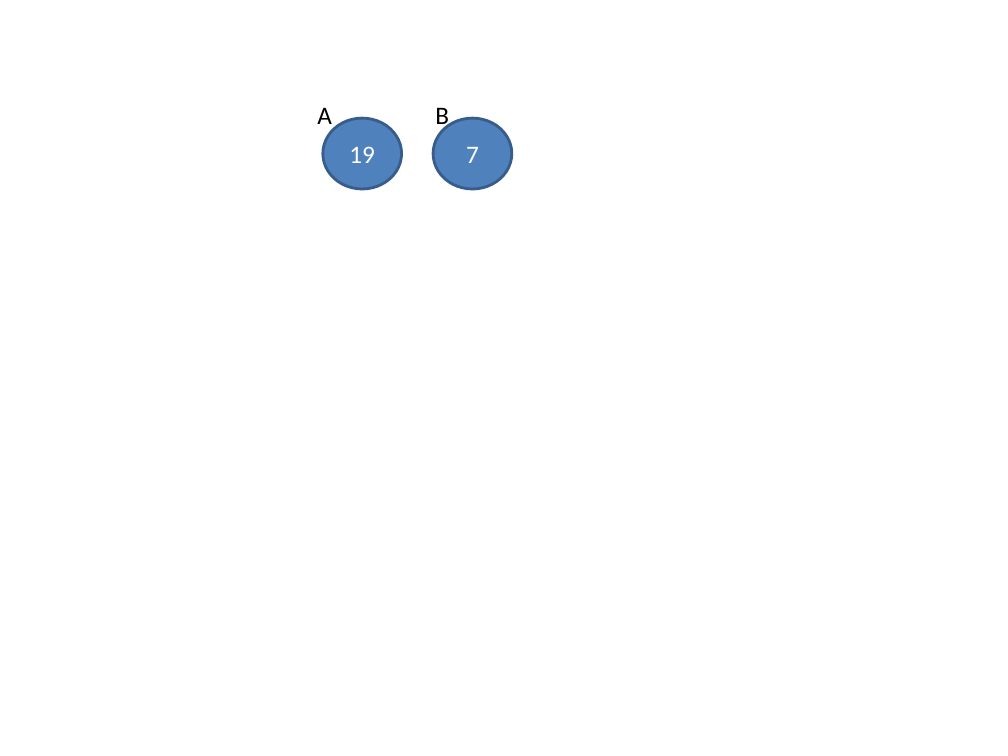
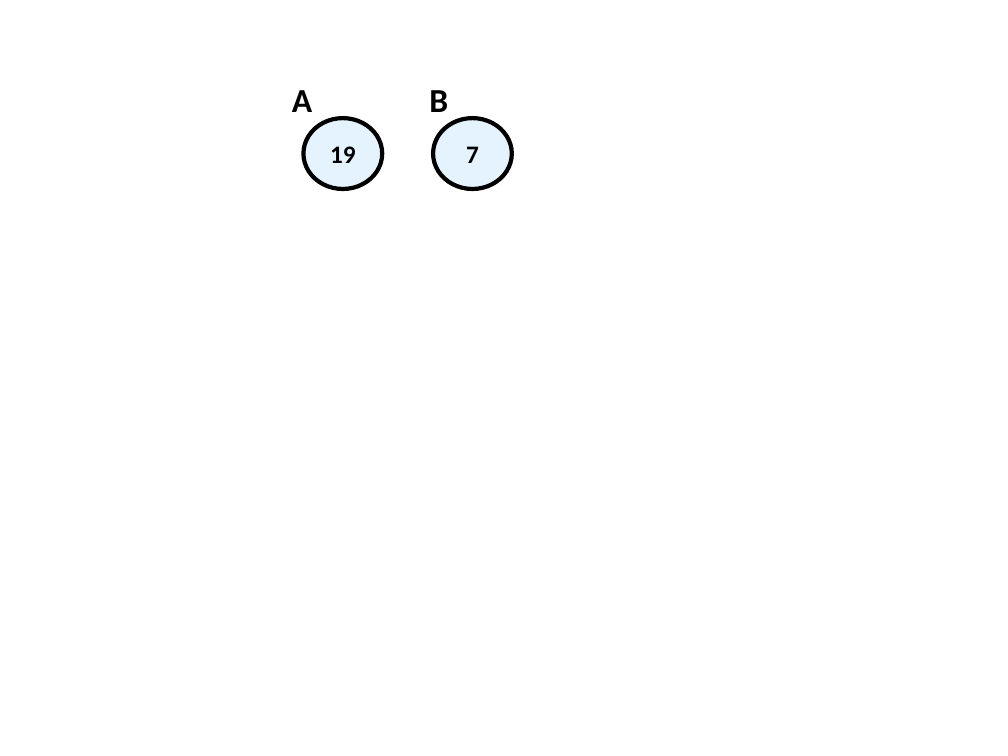
Before and after one commit to nakov/introjavabook, a slide deck: slide 5 of resources/images/Chapter-14.2-Data-Structures-Trees-Hashes/Graphs and Threes.ppt (slide 6 before the commit). Drawn at 1008x756 pixels with LibreOffice and Linux fonts; fonts in the diff are those of the drawing. Boxes give left, top, right and bottom in pixels: in the first picture for what was removed or moved away, otherwise in the second. Text is boxed around its words. In the diff, an @@ line names an element or a change of style, - is before the commit and + after.

```diff
--- a/resources/images/Chapter-14.2-Data-Structures-Trees-Hashes/Graphs and Threes.ppt
+++ b/resources/images/Chapter-14.2-Data-Structures-Trees-Hashes/Graphs and Threes.ppt
@@ text "A" at (292,90,312,112): size 18 to 24 pt, bold on @@
@@ text "A": place and size @@
-text "A" at (317,107,332,131)
+text "A" at (292,90,312,112)
@@ text "B": place and size @@
-text "B" at (435,107,449,131)
+text "B" at (429,90,448,112)
@@ text "B" at (429,90,448,112): size 18 to 24 pt, bold on @@
@@ ellipse "19" at (303,118,382,188): text colour #FFFFFF to #000000, bold on; fill #4F81BD to #E5F3FF; outline #385D8A 2.01 pt to #000000 3 pt @@
@@ ellipse "19": place and size @@
-ellipse "19" at (323,118,401,188)
+ellipse "19" at (303,118,382,188)
@@ ellipse "7" at (433,118,512,188): text colour #FFFFFF to #000000, bold on; fill #4F81BD to #E5F3FF; outline #385D8A 2.01 pt to #000000 3 pt @@
```
Also in this commit, not shown: 11 other slides changed, 1 slide added, 16 other files.
